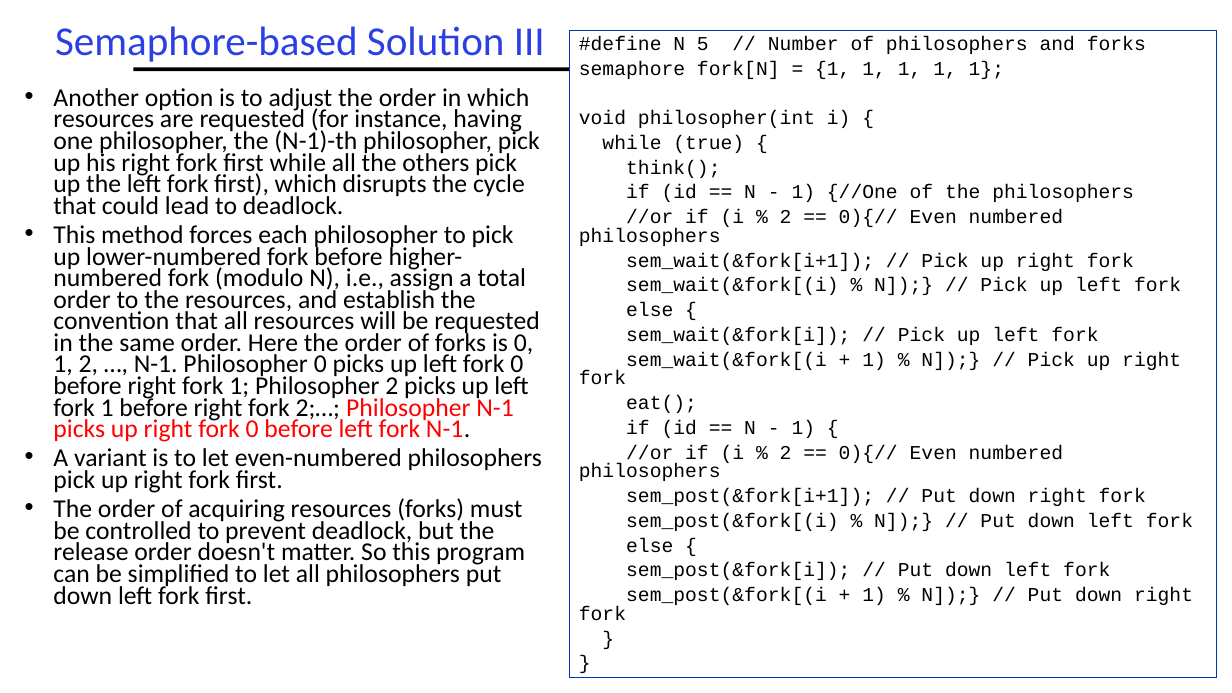
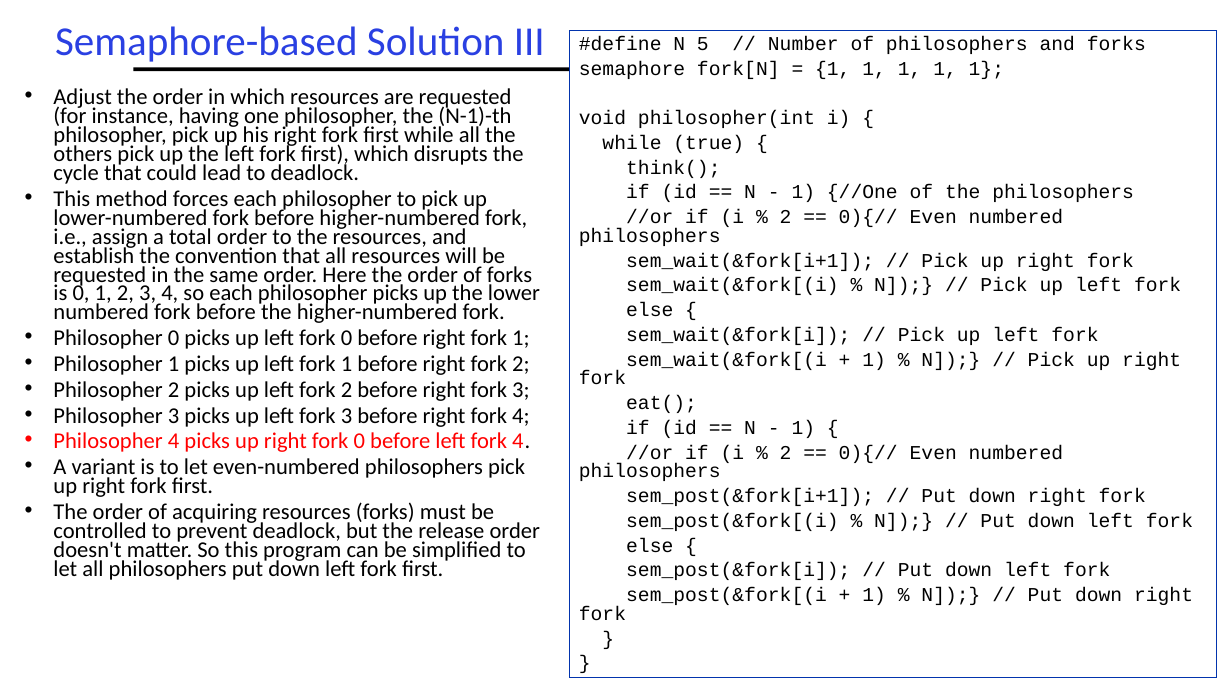
Before and after one commit to guhofstra/CSC256Fa25, a slide deck: slide 54 of PPTs/L3-Synchronization.pptx. Drawn at 1232x693 pixels with LibreOffice and Linux fonts; fonts in the diff are those of the drawing. Boxes give left, top, right and bottom in pixels: in the first picture for what was removed or moved away, otherwise in the second. Text is boxed around its words. In the diff, an @@ line names an element or a change of style, - is before the commit and + after.

```diff
--- a/PPTs/L3-Synchronization.pptx
+++ b/PPTs/L3-Synchronization.pptx
@@ text at (x1=53, y1=88, x2=540, y2=452): text changed; size 20 to 17.6 pt @@
-• Another option is to adjust the order in which resources are requested (for instance, having one philosopher, the (N-1)-th philosopher, pick up his right fork first while all the others pick up the left fork first), which disrupts the cycle that could lead to deadlock.
-• This method forces each philosopher to pick up lower-numbered fork before higher-numbered fork (modulo N), i.e., assign a total order to the resources, and establish the convention that all resources will be requested in the same order. Here the order of forks is 0, 1, 2, …, N-1. Philosopher 0 picks up left fork 0 before right fork 1; Philosopher 2 picks up left fork 1 before right fork 2;…; Philosopher N-1 picks up right fork 0 before left fork N-1.
+• Adjust the order in which resources are requested (for instance, having one philosopher, the (N-1)-th philosopher, pick up his right fork first while all the others pick up the left fork first), which disrupts the cycle that could lead to deadlock.
+• This method forces each philosopher to pick up lower-numbered fork before higher-numbered fork, i.e., assign a total order to the resources, and establish the convention that all resources will be requested in the same order. Here the order of forks is 0, 1, 2, 3, 4, so each philosopher picks up the lower numbered fork before the higher-numbered fork.
+• Philosopher 0 picks up left fork 0 before right fork 1;
+• Philosopher 1 picks up left fork 1 before right fork 2;
+• Philosopher 2 picks up left fork 2 before right fork 3;
+• Philosopher 3 picks up left fork 3 before right fork 4;
+• Philosopher 4 picks up right fork 0 before left fork 4.
@@ text at (x1=53, y1=458, x2=540, y2=580): size 20 to 17.6 pt in "A variant is to let even-numbered philosophers ...", "The order of acquiring resources (forks) must ..." @@
```
Also in this commit, not shown: 5 other files.
